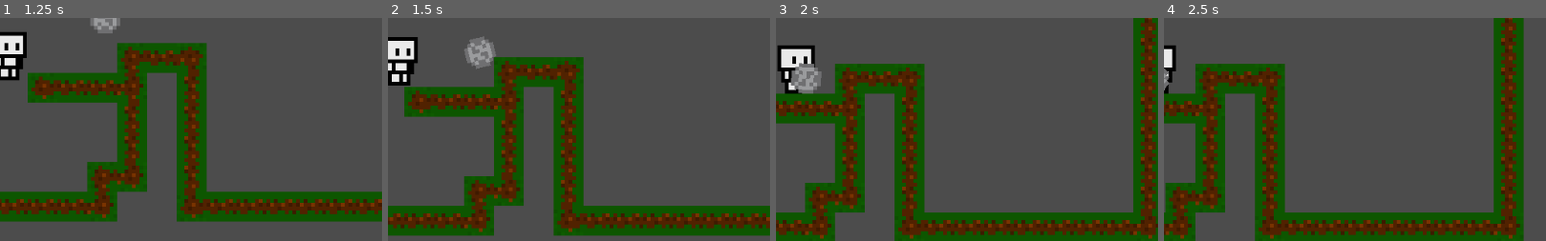
Above: before the commit, frames 1-4 (left to right).
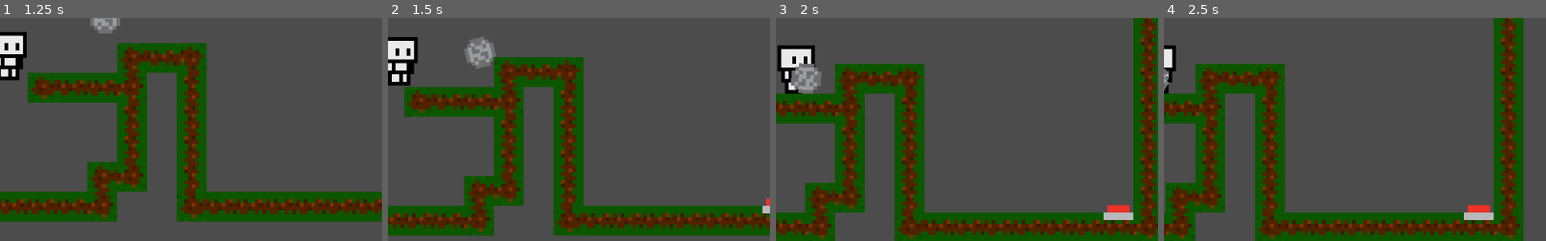
Above: after the commit, the same moments.

Repository: MrPiedPiper/CoinrollAdventures
Game: Godot game, scene res://Scenes/Main.tscn
Two runs of this game, one before a commit and one after it. Both use one fixed random seed, a clock stepped at 60 frames per second and the inputs below.
Inputs (mouse positions are % of the whole screen's width and height, from its top left):
- Up to frame 1 (1.25 s): move the mouse to (72, 45) at 0.52 s; hold Right (ui_right) from 0.53 s (still down); hold Right mouse button (player_pickup) from 0.53 s (still down); tap Space (move_jump) at 0.77 s
- Up to frame 2 (1.5 s): keep holding Right (ui_right); move the mouse to (30, 55) at 1.27 s; release Right mouse button (player_pickup) at 1.28 s; click (30, 55) at 1.35 s
- Up to frame 3 (2 s): keep holding Right (ui_right); tap Space (move_jump) at 1.52 s
- Up to frame 4 (2.5 s): move the mouse to (60, 28) at 2.02 s; release Right (ui_right) at 2.03 s; hold Left (ui_left) from 2.03 s (still down); hold Right mouse button (player_pickup) from 2.03 s (still down)
The pictures show only the part of the screen within x 50-100%, y 38-88%; the shares and areas given below are measured in that part.

Frame 1 is identical in both runs. In frame 2, 0.1% of the frame differs, in the area x 98-100%, y 80-88%; in frame 3, 0.5%; in frame 4, 0.5%, in the area x 78-87%, y 83-91%.
Error in both runs: Attempt to call function 'add_child' in base 'null instance' on a null instance. (res://Assets/Scripts/Player.gd:96)

Commit message:
Add button for player to interact with

Diff:
--- /dev/null
+++ b/Assets/Scripts/Button.gd
@@ -0,0 +1,27 @@
+extends Node2D
+
+signal button_activated
+signal button_deactivated
+
+export var linkedObject : PackedScene
+var deactiveSprite : Texture = preload("res://Assets/Sprites/ButtonUp.png")
+var activeSprite : Texture = preload("res://Assets/Sprites/ButtonDown.png")
+
+var collidingWith = []
+
+func _ready():
+	if linkedObject != null:
+		connect("button_activated", linkedObject, "_on_activated")
+		connect("button_deactivated", linkedObject, "_on_deactivated")
+
+func _on_Area2D_area_entered(area):
+	emit_signal("button_activated")
+	collidingWith.append(area)
+	$Sprite.texture = activeSprite
+
+
+func _on_Area2D_area_exited(area):
+	collidingWith.erase(area)
+	if collidingWith.size()==0:
+		emit_signal("button_deactivated")
+		$Sprite.texture = deactiveSprite
--- /dev/null
+++ b/Scenes/Button.tscn
@@ -0,0 +1,27 @@
+[gd_scene load_steps=4 format=2]
+
+[ext_resource path="res://Assets/Scripts/Button.gd" type="Script" id=1]
+[ext_resource path="res://Assets/Sprites/ButtonUp.png" type="Texture" id=2]
+
+[sub_resource type="RectangleShape2D" id=1]
+extents = Vector2( 15, 5 )
+
+[node name="Button" type="Node2D"]
+script = ExtResource( 1 )
+
+[node name="Sprite" type="Sprite" parent="."]
+scale = Vector2( 5, 5 )
+texture = ExtResource( 2 )
+
+[node name="Area2D" type="Area2D" parent="." groups=[
+"Button",
+]]
+collision_layer = 3
+collision_mask = 3
+
+[node name="CollisionShape2D" type="CollisionShape2D" parent="Area2D"]
+position = Vector2( 0, -5 )
+shape = SubResource( 1 )
+
+[connection signal="area_entered" from="Area2D" to="." method="_on_Area2D_area_entered"]
+[connection signal="area_exited" from="Area2D" to="." method="_on_Area2D_area_exited"]
--- a/Scenes/Main.tscn
+++ b/Scenes/Main.tscn
@@ -1,9 +1,10 @@
-[gd_scene load_steps=5 format=2]
+[gd_scene load_steps=6 format=2]
 
 [ext_resource path="res://Scenes/Player.tscn" type="PackedScene" id=1]
 [ext_resource path="res://Scenes/CoinUp.tscn" type="PackedScene" id=2]
 [ext_resource path="res://Scenes/BasicTilemap.tscn" type="PackedScene" id=3]
 [ext_resource path="res://Scenes/CoinDown.tscn" type="PackedScene" id=4]
+[ext_resource path="res://Scenes/Button.tscn" type="PackedScene" id=5]
 
 [node name="Main" type="Node2D"]
 
@@ -23,3 +24,6 @@
 position = Vector2( 80, 350 )
 
 [node name="InactiveBullets" type="Node2D" parent="."]
+
+[node name="Button" parent="." instance=ExtResource( 5 )]
+position = Vector2( 780, 360 )
Binary file added: Assets/Sprites/ButtonDown.png
Not shown, added: Assets/Sprites/ButtonDown.png.import
Binary file added: Assets/Sprites/ButtonUp.png
Not shown, added: Assets/Sprites/ButtonUp.png.import
Not shown, added: Assets/Sprites/ButtonDown.afdesign
Not shown, added: Assets/Sprites/ButtonUp.afdesign
